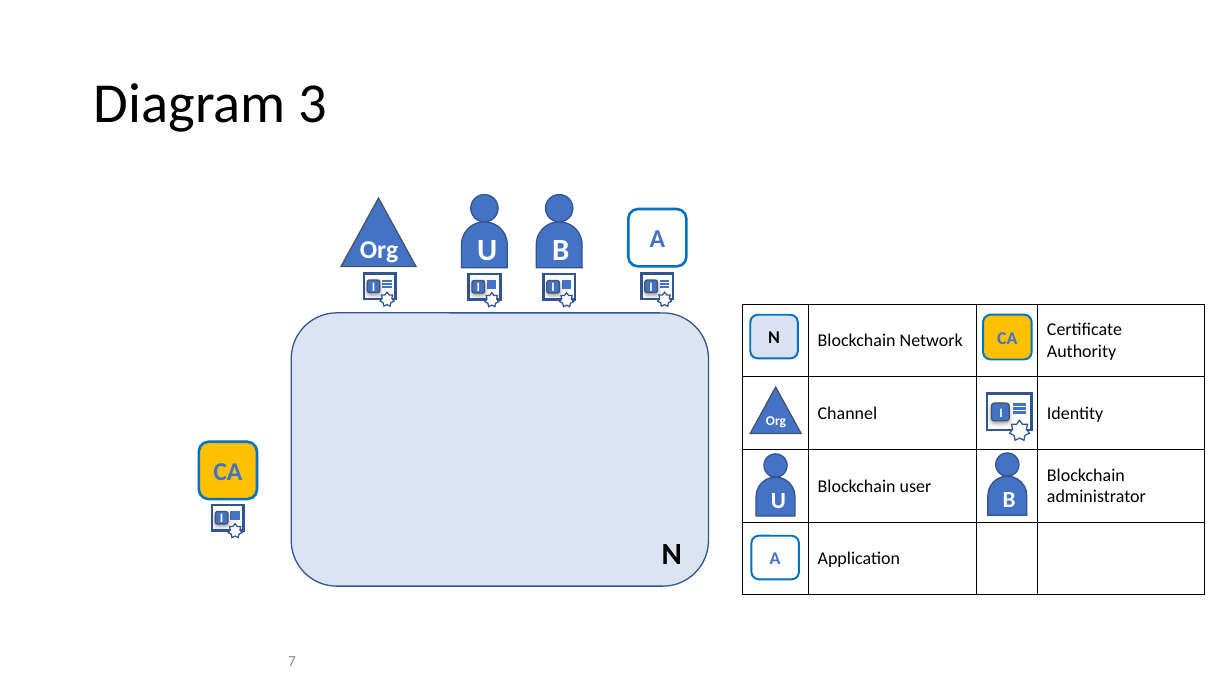
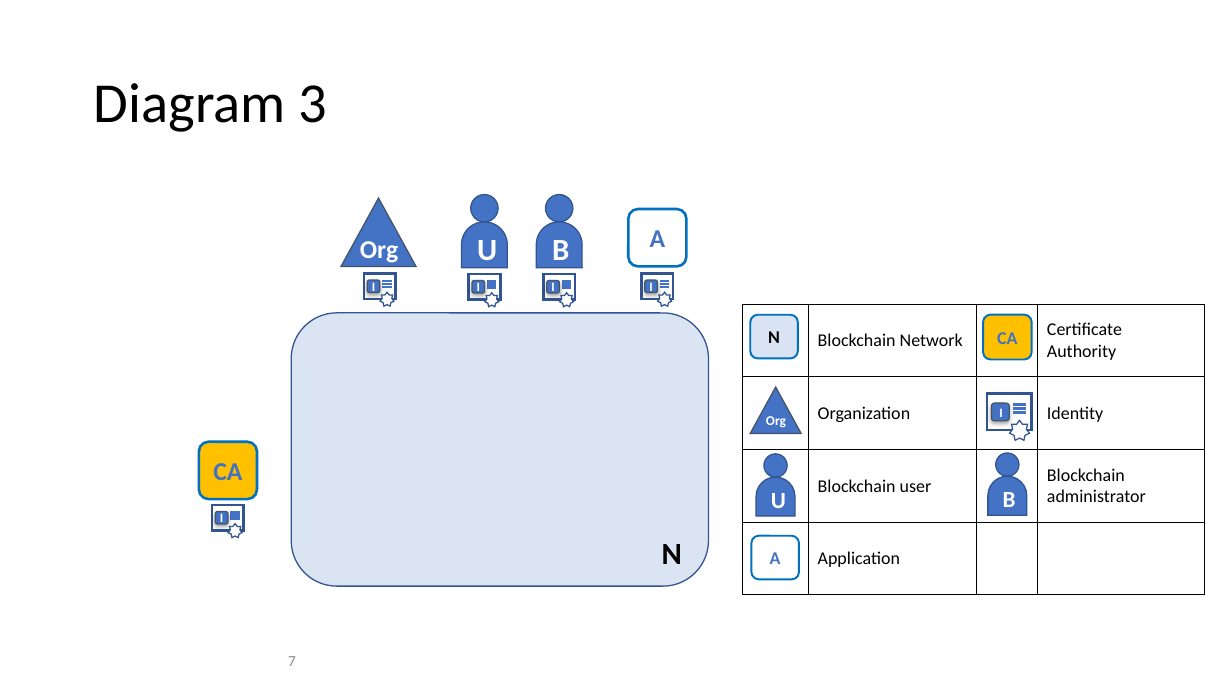
Before and after one commit to FabricTOC/FabricTOC, a slide deck: slide 7 of docs/OtherSourceMaterial/Diagrams.pptx. Drawn at 1232x693 pixels with LibreOffice and Linux fonts; fonts in the diff are those of the drawing. Boxes give left, top, right and bottom in pixels: in the first picture for what was removed or moved away, otherwise in the second. Text is boxed around its words. In the diff, an @@ line names an element or a change of style, - is before the commit and + after.

```diff
--- a/docs/OtherSourceMaterial/Diagrams.pptx
+++ b/docs/OtherSourceMaterial/Diagrams.pptx
@@ table at [743,304,1204,595] @@
-row 2, column 2: Channel
+row 2, column 2: Organization
```
Also in this commit, not shown: 3 other slides changed, 1 slide added, 8 other files.
